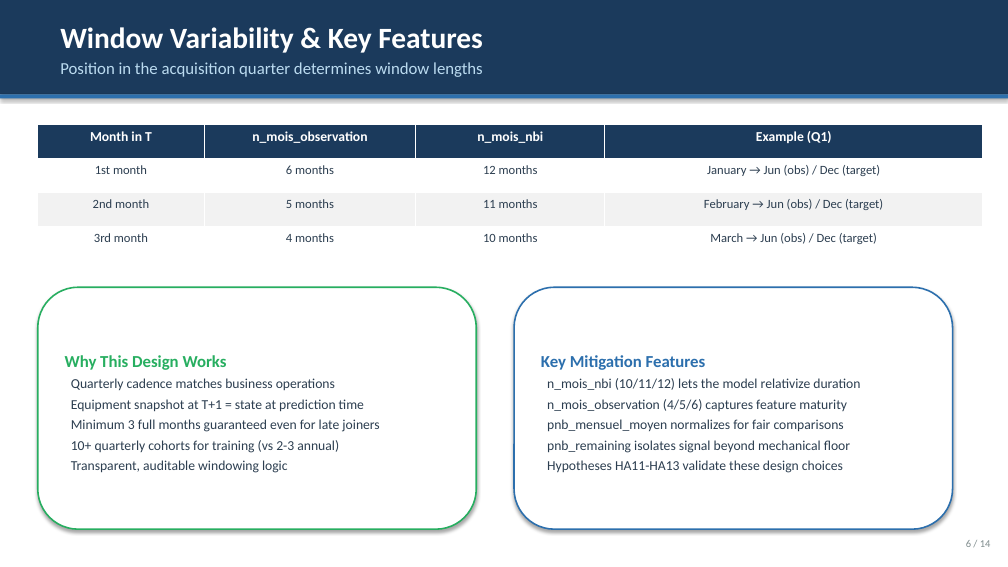
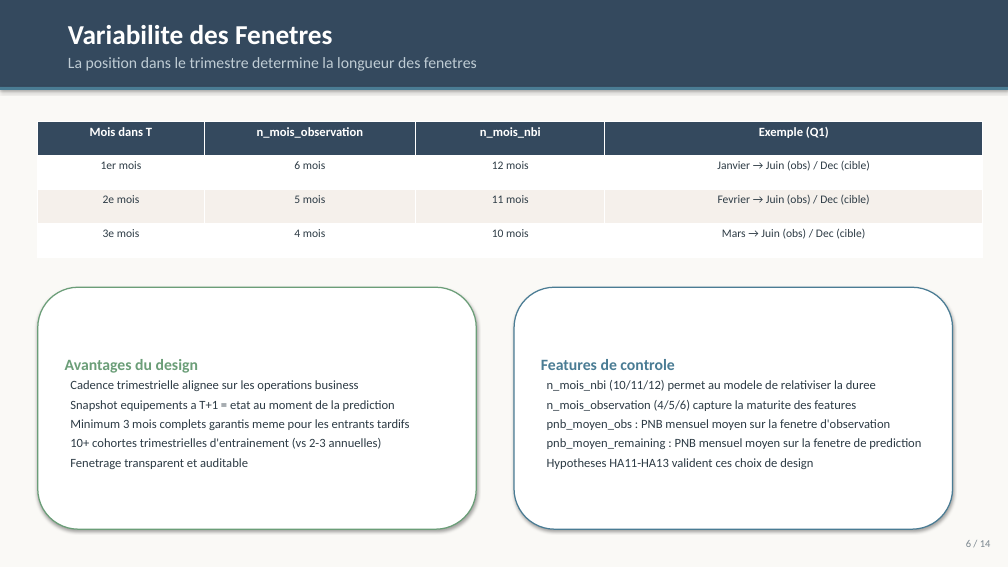
Before and after one commit to Rayen2Z/Claude-my-friend, a slide deck: slide 6 of Acquisition_model/CLV_Acquisition_Model_Presentation.pptx. Drawn at 1008x567 pixels with LibreOffice and Linux fonts; fonts in the diff are those of the drawing. Boxes give left, top, right and bottom in pixels: in the first picture for what was removed or moved away, otherwise in the second. Text is boxed around its words. In the diff, an @@ line names an element or a change of style, - is before the commit and + after.

```diff
--- a/Acquisition_model/CLV_Acquisition_Model_Presentation.pptx
+++ b/Acquisition_model/CLV_Acquisition_Model_Presentation.pptx
@@ background #FFFFFF to #FAF9F6 @@
@@ rectangle: place and size @@
-rectangle at bbox=[0, 0, 1008, 95]
+rectangle at bbox=[0, 0, 1008, 87]
@@ rectangle at bbox=[0, 0, 1008, 87]: fill #1B3A5C to #34495E @@
@@ text at bbox=[68, 25, 333, 44]: text changed; size 28 to 26 pt @@
-Window Variability & Key Features
+Variabilite des Fenetres
@@ text at bbox=[68, 57, 477, 71]: text changed; size 16 to 15 pt; text colour #BBDBF0 to #BFCCD4 @@
-Position in the acquisition quarter determines window lengths
+La position dans le trimestre determine la longueur des fenetres
@@ rectangle: place and size @@
-rectangle at bbox=[0, 95, 1008, 98]
+rectangle at bbox=[0, 87, 1008, 90]
@@ rectangle at bbox=[0, 87, 1008, 90]: fill #2C6FAD to #4A7C94 @@
@@ table at bbox=[38, 121, 983, 257] @@
-row 1, column 1: Month in T
+row 1, column 1: Mois dans T
-row 1, column 4: Example (Q1)
+row 1, column 4: Exemple (Q1)
-row 2: 1st month | 6 months | 12 months | January → Jun (obs) / Dec (target)
+row 2: 1er mois | 6 mois | 12 mois | Janvier → Juin (obs) / Dec (cible)
-row 3: 2nd month | 5 months | 11 months | February → Jun (obs) / Dec (target)
+row 3: 2e mois | 5 mois | 11 mois | Fevrier → Juin (obs) / Dec (cible)
-row 4: 3rd month | 4 months | 10 months | March → Jun (obs) / Dec (target)
+row 4: 3e mois | 4 mois | 10 mois | Mars → Juin (obs) / Dec (cible)
@@ fill #1B3A5C to #34495E in row 1 @@
@@ fill #F2F2F2 to #F5F0EB in row 3 @@
@@ size 13 to 12 pt in "n_mois_observation", "n_mois_nbi" @@
@@ table: place and size @@
-table at bbox=[38, 125, 983, 261]
+table at bbox=[38, 121, 983, 257]
@@ rounded rectangle "Avantages du design" at bbox=[38, 287, 476, 529]: outline #27AE60 1.5 pt to #6B9E78 1.2 pt @@
@@ rounded rectangle "Features de controle" at bbox=[514, 287, 953, 529]: outline #2C6FAD 1.5 pt to #4A7C94 1.2 pt @@
@@ text in rounded rectangle at bbox=[65, 359, 409, 469]: text changed; size 13 to 12 pt; text colour #2C3E50 to #2D3B45 @@
-Why This Design Works
-Quarterly cadence matches business operations
-Equipment snapshot at T+1 = state at prediction time
-Minimum 3 full months guaranteed even for late joiners
-10+ quarterly cohorts for training (vs 2-3 annual)
-Transparent, auditable windowing logic
+Avantages du design
+Cadence trimestrielle alignee sur les operations business
+Snapshot equipements a T+1 = etat au moment de la prediction
+Minimum 3 mois complets garantis meme pour les entrants tardifs
+10+ cohortes trimestrielles d'entrainement (vs 2-3 annuelles)
+Fenetrage transparent et auditable
@@ text in rounded rectangle at bbox=[541, 359, 921, 469]: text changed; size 13 to 12 pt; text colour #2C3E50 to #2D3B45 @@
-Key Mitigation Features
-n_mois_nbi (10/11/12) lets the model relativize duration
-n_mois_observation (4/5/6) captures feature maturity
-pnb_mensuel_moyen normalizes for fair comparisons
-pnb_remaining isolates signal beyond mechanical floor
-Hypotheses HA11-HA13 validate these design choices
+Features de controle
+n_mois_nbi (10/11/12) permet au modele de relativiser la duree
+n_mois_observation (4/5/6) capture la maturite des features
+pnb_moyen_obs : PNB mensuel moyen sur la fenetre d'observation
+pnb_moyen_remaining : PNB mensuel moyen sur la fenetre de prediction
+Hypotheses HA11-HA13 valident ces choix de design
```
Also in this commit, not shown: 9 other slides changed, 4 slides added, 4 slides removed, 2 other files.
